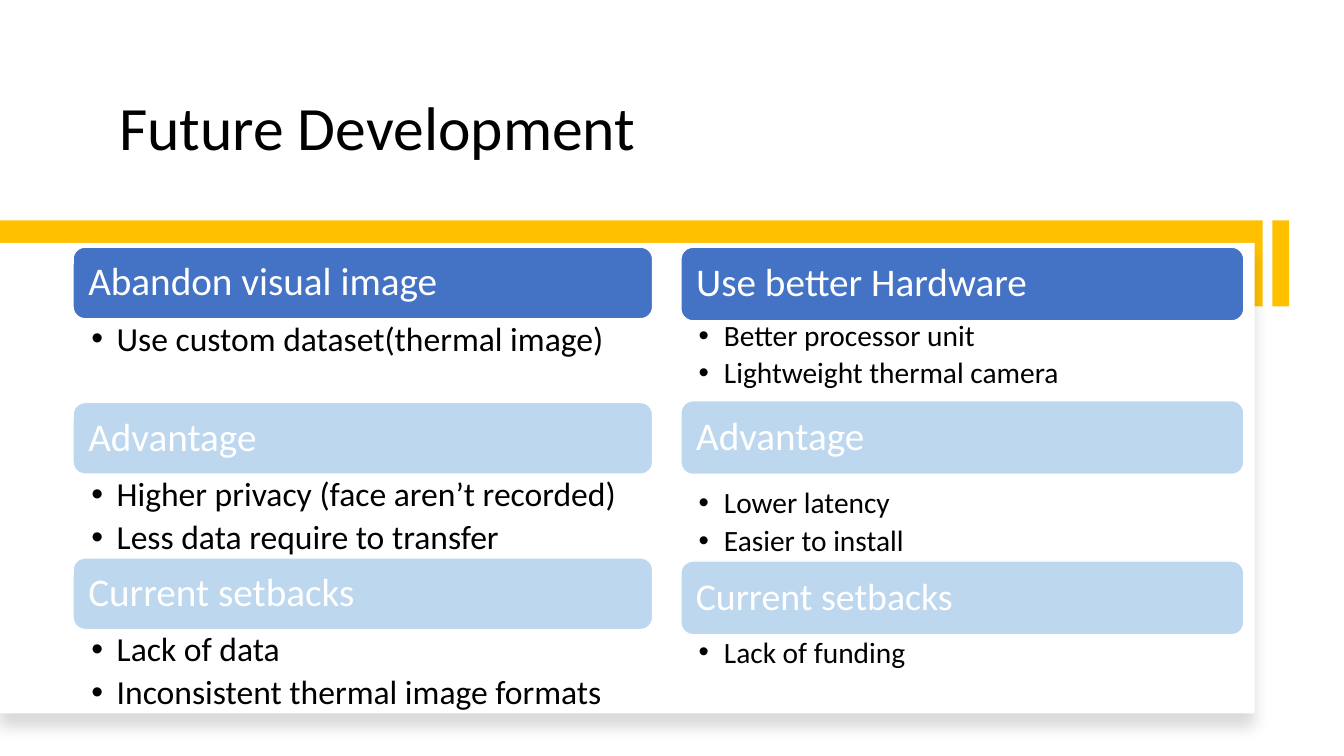
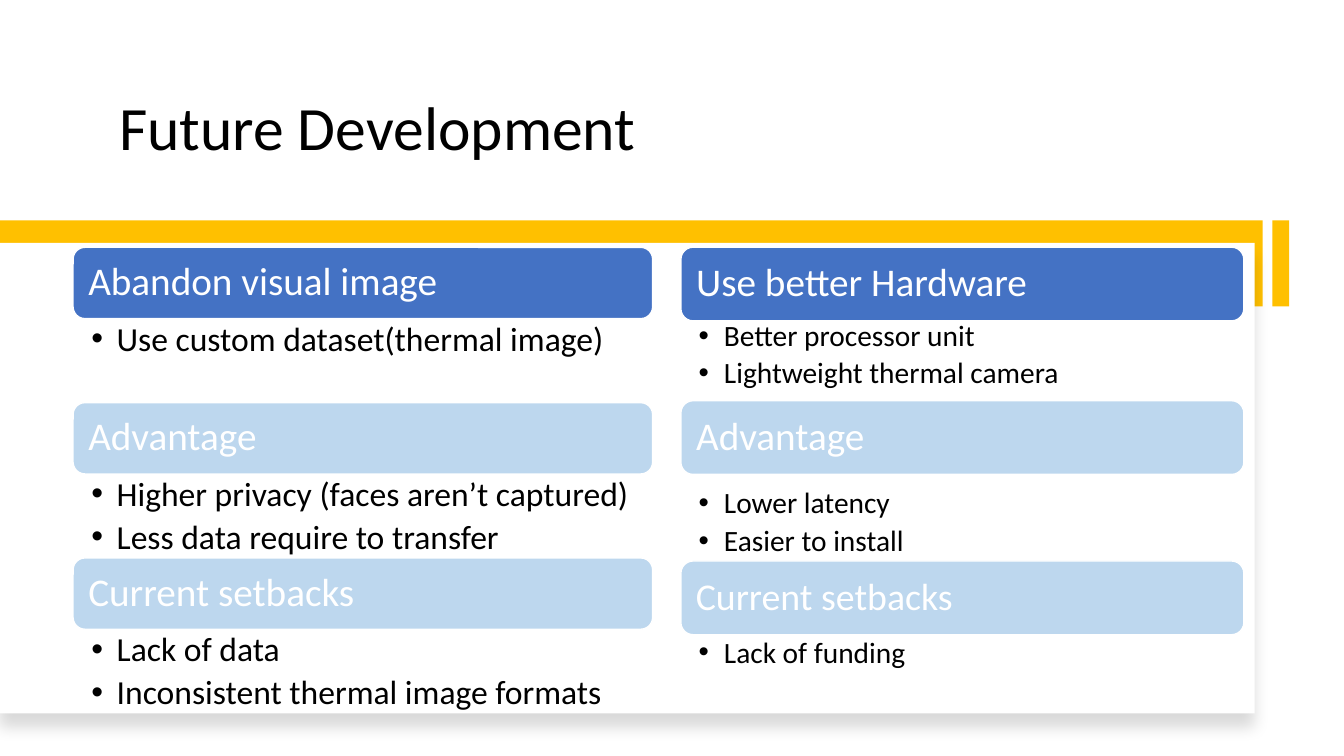
Before and after one commit to smarttommyau/aiot_bedroom, a slide deck: slide 20 of project_documents/P21_pitching_deck_AIoT Bedroom.pptx. Drawn at 1344x756 pixels with LibreOffice and Linux fonts; fonts in the diff are those of the drawing. Boxes give left, top, right and bottom in pixels: in the first picture for what was removed or moved away, otherwise in the second. Text is boxed around its words. In the diff, an @@ line names an element or a change of style, - is before the commit and + after.

```diff
--- a/project_documents/P21_pitching_deck_AIoT Bedroom.pptx
+++ b/project_documents/P21_pitching_deck_AIoT Bedroom.pptx
@@ text at [117,481,628,512]: text changed @@
-  • Higher privacy (face aren’t recorded)
+  • Higher privacy (faces aren’t captured)
```
Also in this commit, not shown: 8 other slides changed.
